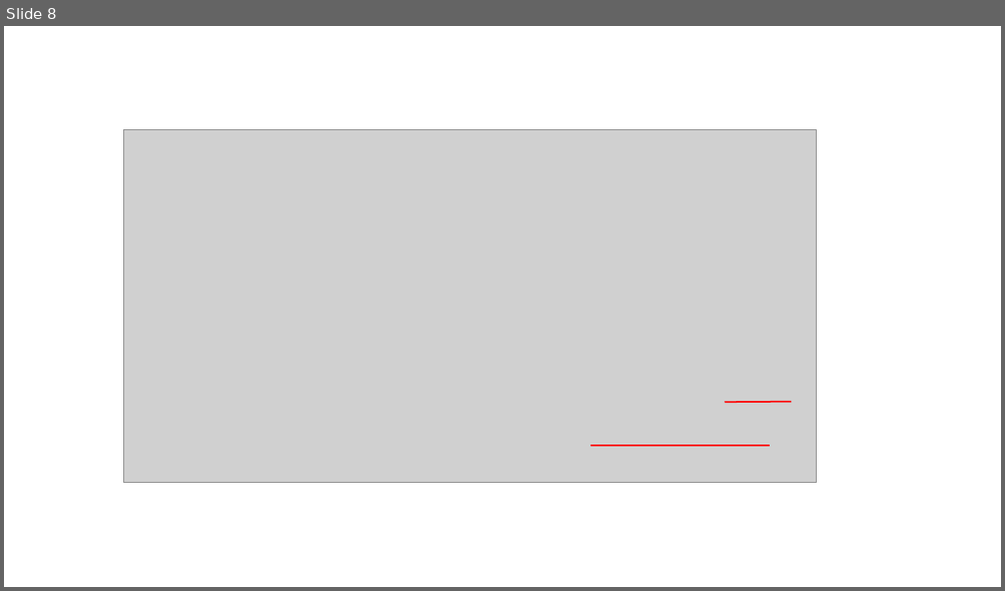
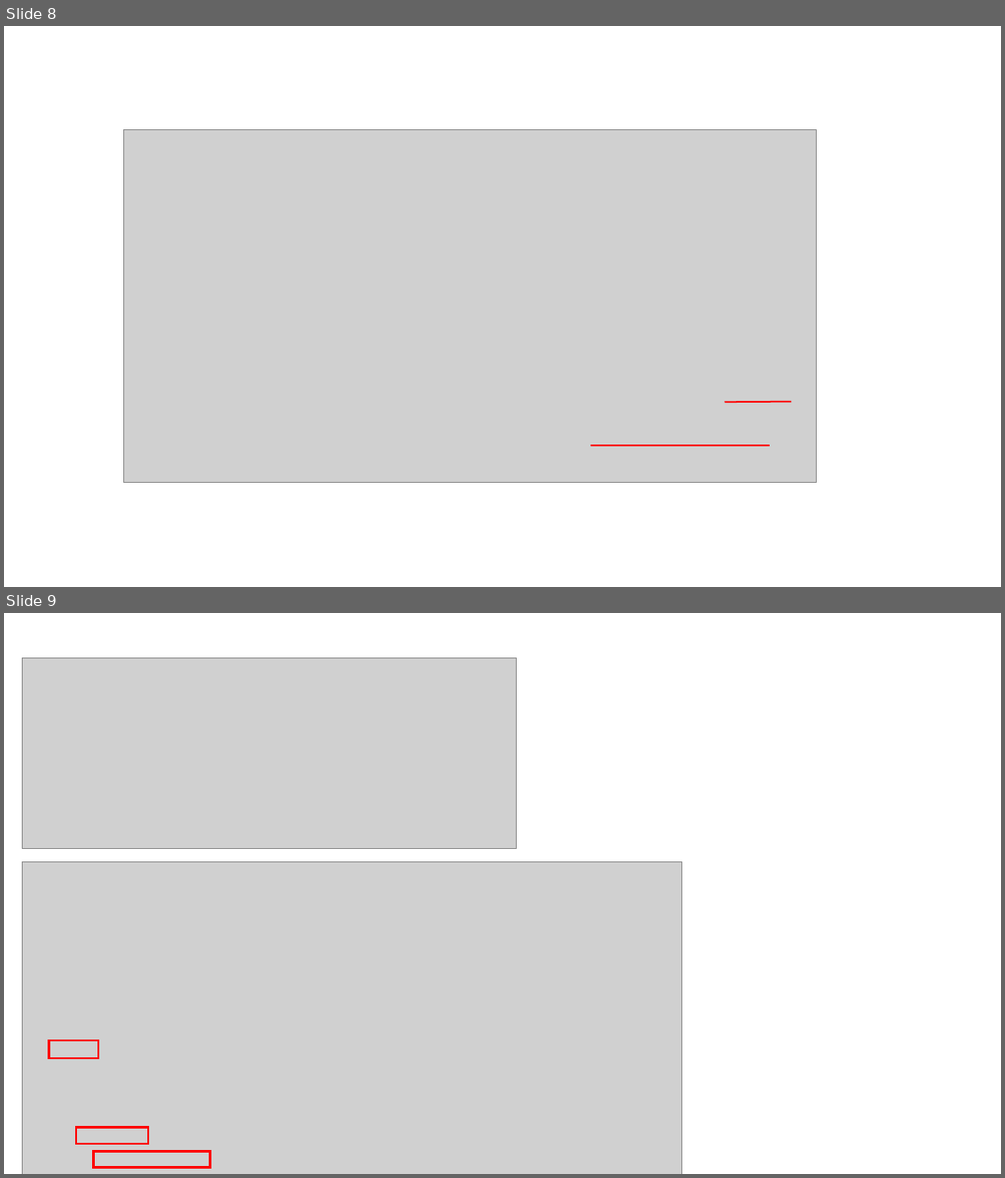
Before and after one commit to dhslrl321/TIL, a slide deck: Spring-Springboot/스프링 프레임워크 학습자료.pptx. Shown one above the other, each under a label of ours: slide 8 before the commit, slides 8 and 9 after it. The pictures are 1005x591 and 1005x1178 pixels, drawn with LibreOffice and Linux fonts; fonts in the diff are those of the drawing; grey boxes stand for pictures. Boxes give left, top, right and bottom in pixels: in the first picture for what was removed or moved away, otherwise in the second. Text is boxed around its words. In the diff, an @@ line names an element or a change of style, - is before the commit and + after.

```diff
--- a/Spring-Springboot/스프링 프레임워크 학습자료.pptx
+++ b/Spring-Springboot/스프링 프레임워크 학습자료.pptx
@@ slide 9 added at (x1=4, y1=613, x2=1001, y2=1174), background #FFFFFF @@
@@ picture added at (x1=22, y1=657, x2=517, y2=848) @@
@@ picture added at (x1=22, y1=861, x2=681, y2=1174) @@
@@ rectangle added at (x1=48, y1=1040, x2=98, y2=1058), outline #FF0000 2.25 pt @@
@@ rectangle added at (x1=76, y1=1127, x2=148, y2=1144), outline #FF0000 2.25 pt @@
@@ rectangle added at (x1=94, y1=1151, x2=210, y2=1167), outline #FF0000 2.25 pt @@
```
Also in this commit, not shown: 1 other slide added, 1 slide removed, 9 other files.
